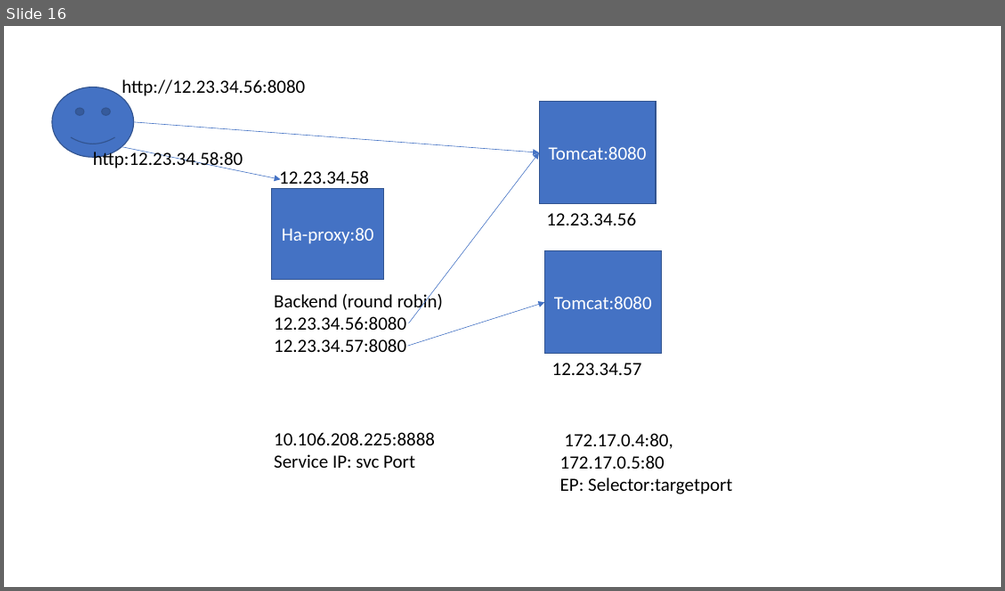
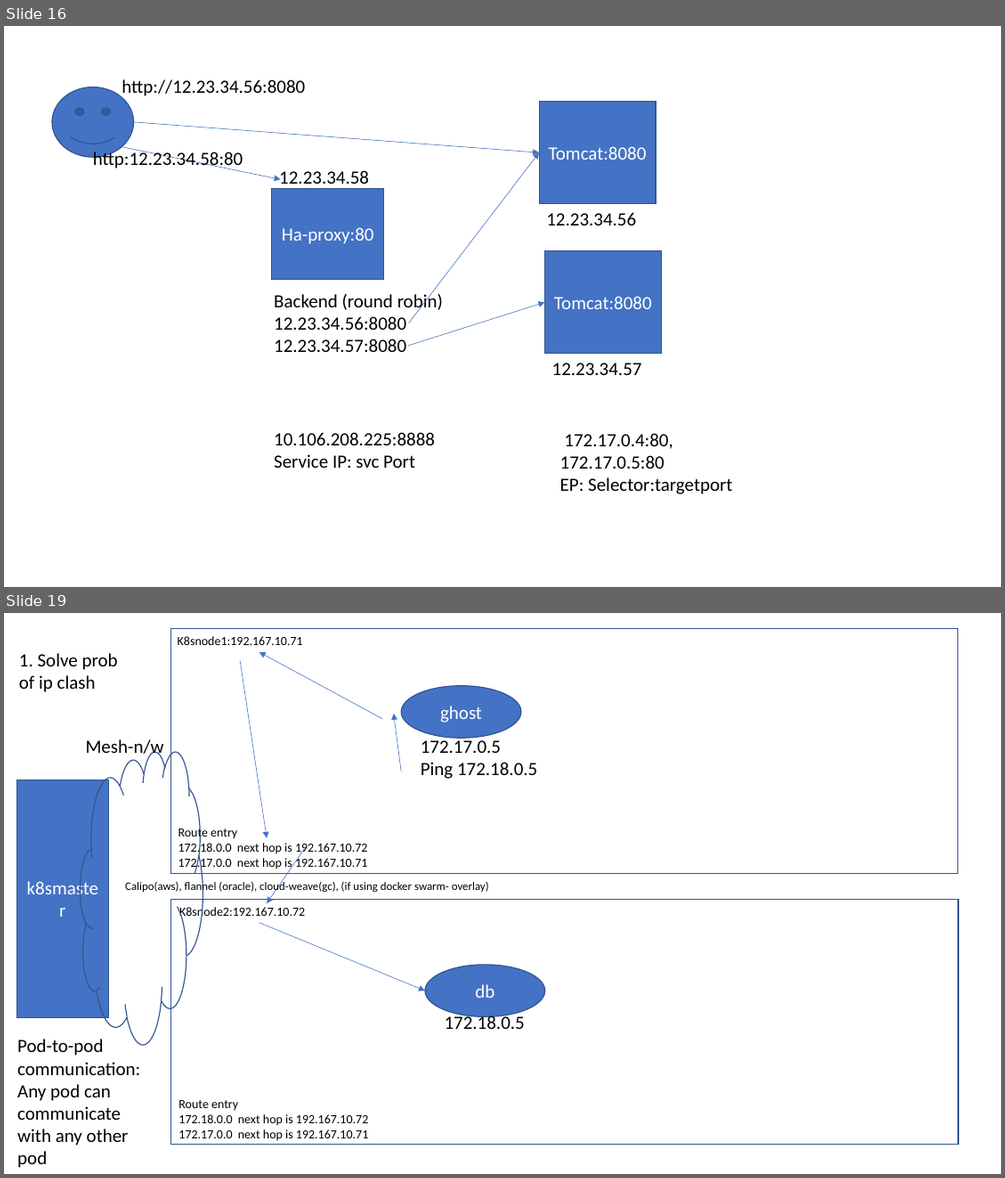
Before and after one commit to AdityaSP/uni-sep12-docker, a slide deck: rough-diag.pptx. Shown one above the other, each under a label of ours: slide 16 before the commit, slides 16 and 19 after it; the slides between them are not shown. The pictures are 1005x591 and 1005x1178 pixels, drawn with LibreOffice and Linux fonts; fonts in the diff are those of the drawing. Boxes give left, top, right and bottom in pixels: in the first picture for what was removed or moved away, otherwise in the second. Text is boxed around its words. In the diff, an @@ line names an element or a change of style, - is before the commit and + after.

```diff
--- a/rough-diag.pptx
+++ b/rough-diag.pptx
@@ slide 19 added at bbox=[4, 613, 1001, 1174], background #FFFFFF @@
@@ rectangle added at bbox=[170, 629, 958, 874], outline #325491 1 pt @@
@@ text added at bbox=[178, 636, 303, 645], 12 pt, text #000000 @@
+K8snode1:192.167.10.71
@@ text added at bbox=[19, 653, 118, 692], 18 pt, text #000000 @@
+1. Solve prob of ip clash
@@ arrow added from (241, 661) to (267, 838), #4472C4 0.5 pt @@
@@ arrow added from (382, 719) to (259, 652), #4472C4 0.5 pt @@
@@ ellipse added at bbox=[401, 686, 521, 738], fill #4472C4, outline #325491 1 pt, 18 pt, text #FFFFFF @@
+ghost
@@ arrow added from (401, 771) to (394, 714), #4472C4 0.5 pt @@
@@ text added at bbox=[86, 739, 164, 758], 18 pt, text #000000 @@
+Mesh-n/w
@@ text added at bbox=[421, 737, 537, 779], 18 pt, text #000000 @@
+172.17.0.5
+Ping 172.18.0.5
@@ cloud added at bbox=[81, 751, 202, 1044], outline #325491 1 pt @@
@@ rectangle added at bbox=[16, 779, 108, 1018], fill #4472C4, outline #325491 1 pt, 18 pt, text #FFFFFF @@
+k8smaster
@@ text added at bbox=[178, 826, 367, 870], 12 pt, text #000000 @@
+Route entry
+172.18.0.0 next hop is 192.167.10.72
+172.17.0.0 next hop is 192.167.10.71
@@ arrow added from (304, 849) to (267, 903), #4472C4 0.5 pt @@
@@ text added at bbox=[125, 880, 489, 893], 11 pt, text #000000 @@
+Calipo(aws), flannel (oracle), cloud-weave(gc), (if using docker swarm- overlay)
@@ rectangle added at bbox=[170, 900, 958, 1144], outline #325491 1 pt @@
@@ text added at bbox=[179, 905, 305, 919], 12 pt, text #000000 @@
+K8snode2:192.167.10.72
@@ arrow added from (259, 923) to (425, 990), #4472C4 0.5 pt @@
@@ ellipse added at bbox=[425, 965, 545, 1017], fill #4472C4, outline #325491 1 pt, 18 pt, text #FFFFFF @@
+db
@@ text added at bbox=[445, 1013, 525, 1029], 18 pt, text #000000 @@
+172.18.0.5
@@ text added at bbox=[17, 1038, 140, 1167], 18 pt, text #000000 @@
+Pod-to-pod communication:
+Any pod can communicate with any other pod
@@ text added at bbox=[178, 1100, 368, 1141], 12 pt, text #000000 @@
+Route entry
+172.18.0.0 next hop is 192.167.10.72
+172.17.0.0 next hop is 192.167.10.71
```
Also in this commit, not shown: 1 slide changed, 6 other slides added.
